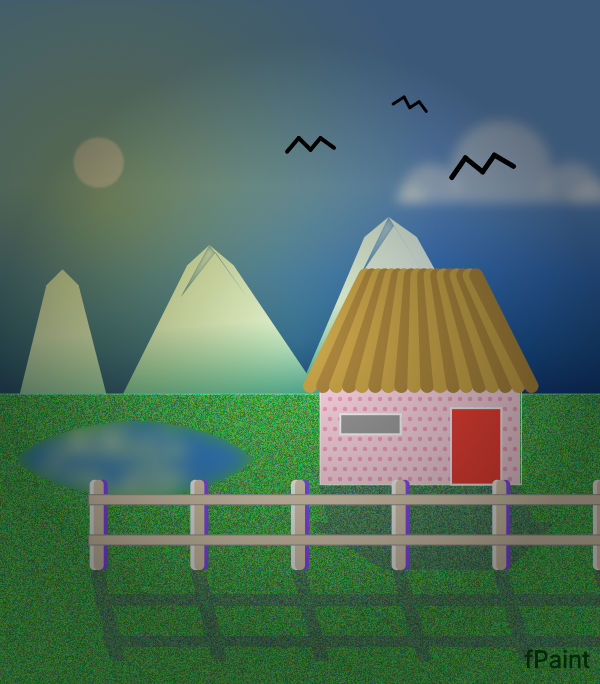
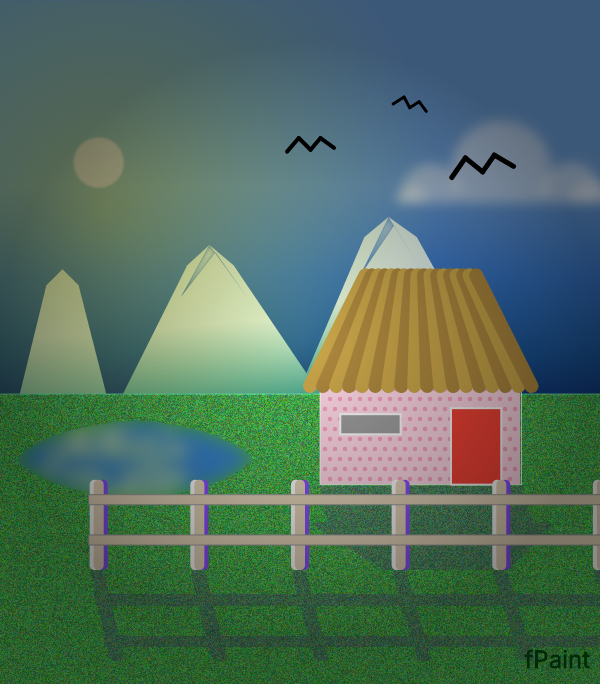
The second (600, 684) image is a revision of the first. Changes to its layers:
painted on "Land" over [left=0, top=394, right=600, bottom=684]
